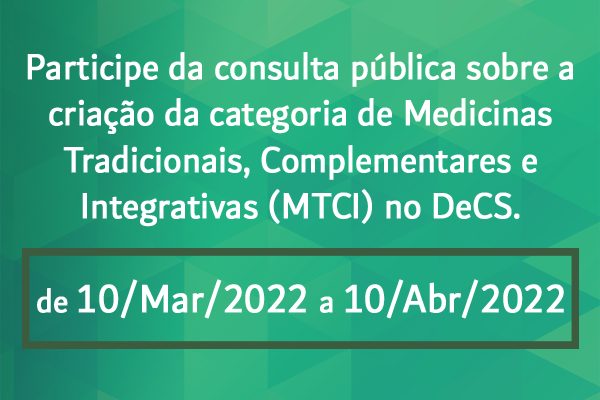
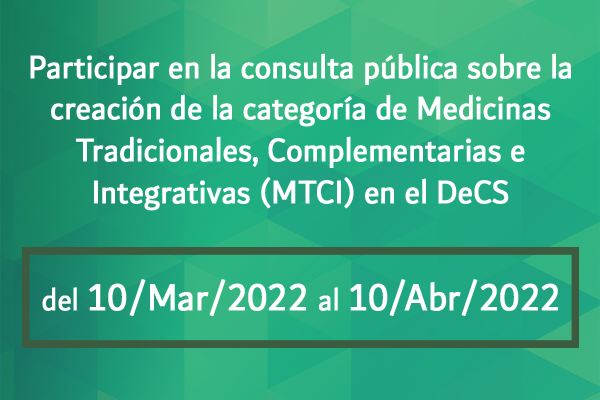
Layered file, before and after one edit (w=600, h=400). Changes by layer:
showed group "ES" (3 layers) over (22, 53, 579, 342)
painted on "Participar en la consulta pública sobre la creación de la categ" over (92, 177, 512, 211)
hid group "PT" (3 layers) over (22, 52, 579, 349)
painted on "Participe da consulta pública sobre a criação da categoria de M" over (82, 189, 520, 227)
